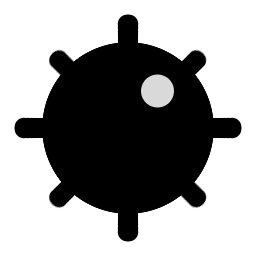
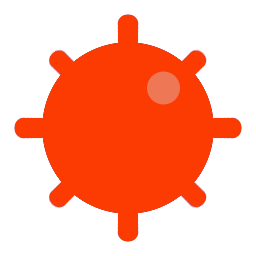
Revision of a layered 256x256 image; what changed, layer by layer:
renamed "Paint Layer 3" to "bomb shine", opacity 100% → 39%, painted on it, masked it over [left=128, top=14, right=242, bottom=128]
added layer "bomb overlay" (screen) above "bomb explode" over [left=14, top=14, right=242, bottom=242]
renamed "Paint Layer 3 Merged" to "bomb", hid it over [left=14, top=14, right=242, bottom=242]